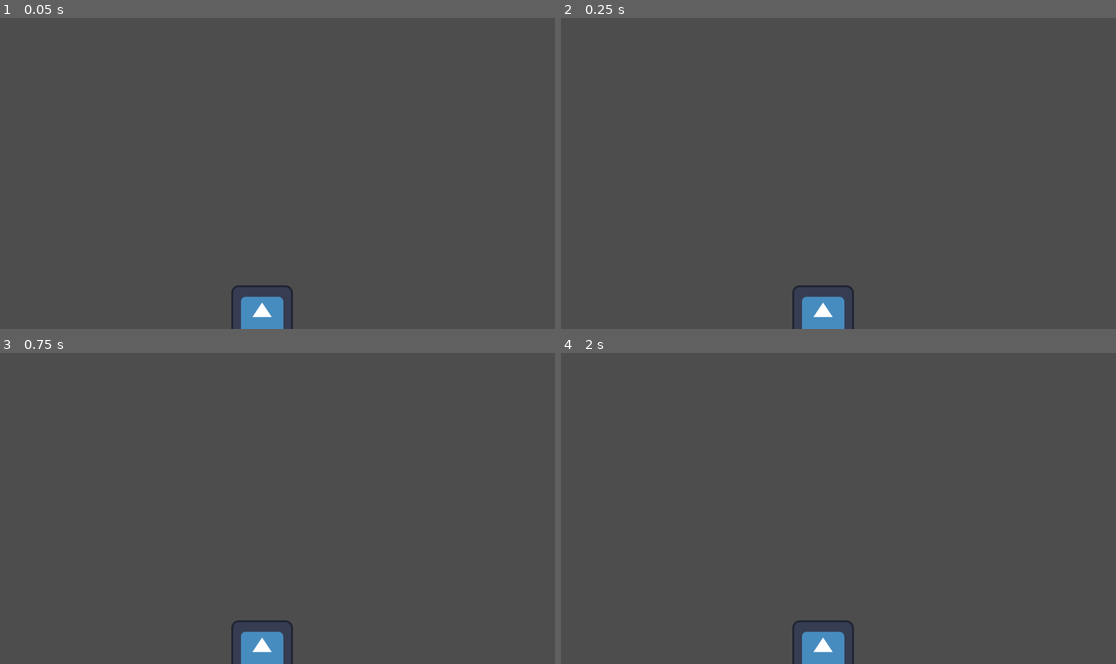
Above: before the commit, frames 1-4 (two rows, left to right).
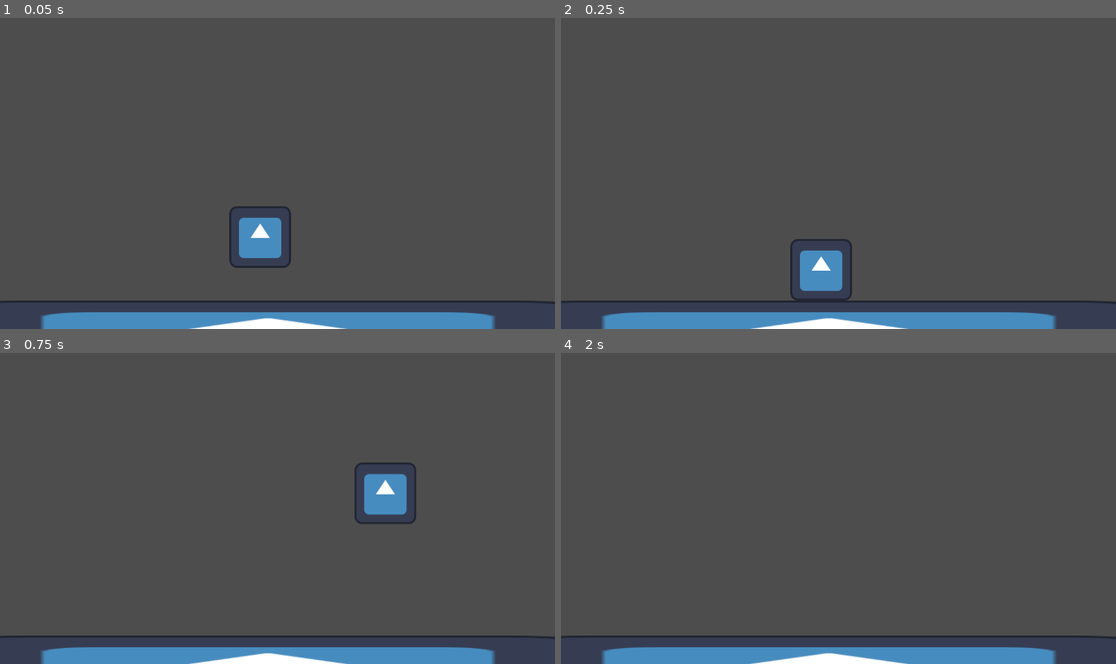
Above: after the commit, the same moments.

Repository: FireEntity1/beat-jumper
Game: Godot game, scene res://scenes/main_game.tscn
Same seed, same stepped clock (60 frames per second), same inputs: the game is played once before the commit and once after it. Before the commit the project has no main scene; this scene is started directly in both runs. The engine's default icon, where the game draws it, is replaced by a stand-in: a white triangle on a blue panel in a dark square.
Inputs:
- Up to frame 1 (0.05 s): no input
- Up to frame 2 (0.25 s): no input
- Up to frame 3 (0.75 s): tap Enter at 0.5 s; hold D (right, bound only after the commit) from 0.53 s (still down); tap Space (jump, bound only after the commit) at 0.6 s
- Up to frame 4 (2 s): keep holding D (right, bound only after the commit); tap Space (jump, bound only after the commit) at 0.77, 1.07, 1.52, 1.55, 1.82 s; tap Alt at 1.35 s

The runs differ from the first frame. In frame 1, 6.7% of the frame differs, in the area x 0-100%, y 60-100%; in frame 2, 6.5%; in frame 3, 6.7%; in frame 4, 5.4%.

Commit message:
feat: basic scene setup // intro of song

Diff:
--- /dev/null
+++ b/components/player.tscn
@@ -0,0 +1,18 @@
+[gd_scene load_steps=4 format=3 uid="uid://dg2baiggrj1"]
+
+[ext_resource type="Texture2D" uid="uid://ciwx67kp7ax7w" path="res://icon.svg" id="1_0g4kb"]
+[ext_resource type="Script" uid="uid://o3l8jxgj15gh" path="res://scripts/player.gd" id="1_51jd6"]
+
+[sub_resource type="RectangleShape2D" id="RectangleShape2D_0g4kb"]
+size = Vector2(128, 127)
+
+[node name="player" type="CharacterBody2D"]
+script = ExtResource("1_51jd6")
+
+[node name="sprite" type="Sprite2D" parent="."]
+position = Vector2(-1, 3)
+texture = ExtResource("1_0g4kb")
+
+[node name="collision" type="CollisionShape2D" parent="."]
+position = Vector2(0, 2.5)
+shape = SubResource("RectangleShape2D_0g4kb")
--- a/project.godot
+++ b/project.godot
@@ -11,6 +11,7 @@
 [application]
 
 config/name="Beat Jumper"
+run/main_scene="uid://cd0l2flrue8ie"
 config/features=PackedStringArray("4.4", "Mobile")
 config/icon="res://icon.svg"
 
@@ -18,6 +19,30 @@
 
 enabled=PackedStringArray("res://addons/godot_super-wakatime/plugin.cfg")
 
+[input]
+
+jump={
+"deadzone": 0.2,
+"events": [Object(InputEventKey,"resource_local_to_scene":false,"resource_name":"","device":-1,"window_id":0,"alt_pressed":false,"shift_pressed":false,"ctrl_pressed":false,"meta_pressed":false,"pressed":false,"keycode":0,"physical_keycode":32,"key_label":0,"unicode":32,"location":0,"echo":false,"script":null)
+]
+}
+left={
+"deadzone": 0.2,
+"events": [Object(InputEventKey,"resource_local_to_scene":false,"resource_name":"","device":-1,"window_id":0,"alt_pressed":false,"shift_pressed":false,"ctrl_pressed":false,"meta_pressed":false,"pressed":false,"keycode":0,"physical_keycode":4194319,"key_label":0,"unicode":0,"location":0,"echo":false,"script":null)
+, Object(InputEventKey,"resource_local_to_scene":false,"resource_name":"","device":-1,"window_id":0,"alt_pressed":false,"shift_pressed":false,"ctrl_pressed":false,"meta_pressed":false,"pressed":false,"keycode":0,"physical_keycode":65,"key_label":0,"unicode":97,"location":0,"echo":false,"script":null)
+]
+}
+right={
+"deadzone": 0.2,
+"events": [Object(InputEventKey,"resource_local_to_scene":false,"resource_name":"","device":-1,"window_id":0,"alt_pressed":false,"shift_pressed":false,"ctrl_pressed":false,"meta_pressed":false,"pressed":false,"keycode":0,"physical_keycode":68,"key_label":0,"unicode":100,"location":0,"echo":false,"script":null)
+, Object(InputEventKey,"resource_local_to_scene":false,"resource_name":"","device":-1,"window_id":0,"alt_pressed":false,"shift_pressed":false,"ctrl_pressed":false,"meta_pressed":false,"pressed":false,"keycode":0,"physical_keycode":4194321,"key_label":0,"unicode":0,"location":0,"echo":false,"script":null)
+]
+}
+
+[physics]
+
+2d/default_gravity=4500.16
+
 [rendering]
 
 renderer/rendering_method="mobile"
--- a/scenes/main_game.tscn
+++ b/scenes/main_game.tscn
@@ -1,9 +1,22 @@
-[gd_scene load_steps=2 format=3 uid="uid://cd0l2flrue8ie"]
+[gd_scene load_steps=4 format=3 uid="uid://cd0l2flrue8ie"]
 
 [ext_resource type="Texture2D" uid="uid://ciwx67kp7ax7w" path="res://icon.svg" id="1_s3esy"]
+[ext_resource type="PackedScene" uid="uid://dg2baiggrj1" path="res://components/player.tscn" id="2_72e8q"]
+
+[sub_resource type="RectangleShape2D" id="RectangleShape2D_s3esy"]
+size = Vector2(126.308, 130)
 
 [node name="main_game" type="Node2D"]
 
-[node name="Icon" type="Sprite2D" parent="."]
-position = Vector2(544, 621)
+[node name="icon" type="Sprite2D" parent="."]
+position = Vector2(556, 653)
+scale = Vector2(10.6406, 1)
 texture = ExtResource("1_s3esy")
+
+[node name="StaticBody2D" type="StaticBody2D" parent="icon"]
+
+[node name="CollisionShape2D" type="CollisionShape2D" parent="icon/StaticBody2D"]
+shape = SubResource("RectangleShape2D_s3esy")
+
+[node name="player" parent="." instance=ExtResource("2_72e8q")]
+position = Vector2(541, 450)
--- /dev/null
+++ b/scripts/player.gd
@@ -0,0 +1,25 @@
+extends CharacterBody2D
+
+
+const SPEED = 1300.0
+const JUMP_VELOCITY = -2000.0
+
+
+func _physics_process(delta: float) -> void:
+	# Add the gravity.
+	if not is_on_floor():
+		velocity += get_gravity() * delta
+
+	# Handle jump.
+	if Input.is_action_just_pressed("jump") and is_on_floor():
+		velocity.y = JUMP_VELOCITY
+
+	# Get the input direction and handle the movement/deceleration.
+	# As good practice, you should replace UI actions with custom gameplay actions.
+	var direction := Input.get_axis("left", "right")
+	if direction:
+		velocity.x = direction * SPEED
+	else:
+		velocity.x = direction * SPEED
+
+	move_and_slide()
Not shown, added: scripts/player.gd.uid
Binary file added: song-projects/edm.band/Alternatives/000/WindowImage.jpg
Not shown, changed: .gitignore
Not shown, added: song-projects/edm.band/Alternatives/000/DisplayState.plist
Not shown, added: song-projects/edm.band/Alternatives/000/DisplayStateArchive
Not shown, added: song-projects/edm.band/Alternatives/000/MetaData.plist
Not shown, added: song-projects/edm.band/Alternatives/000/ProjectData
Not shown, added: song-projects/edm.band/Resources/ProjectInformation.plist
Not shown, added: song-projects/edm.band/projectData
